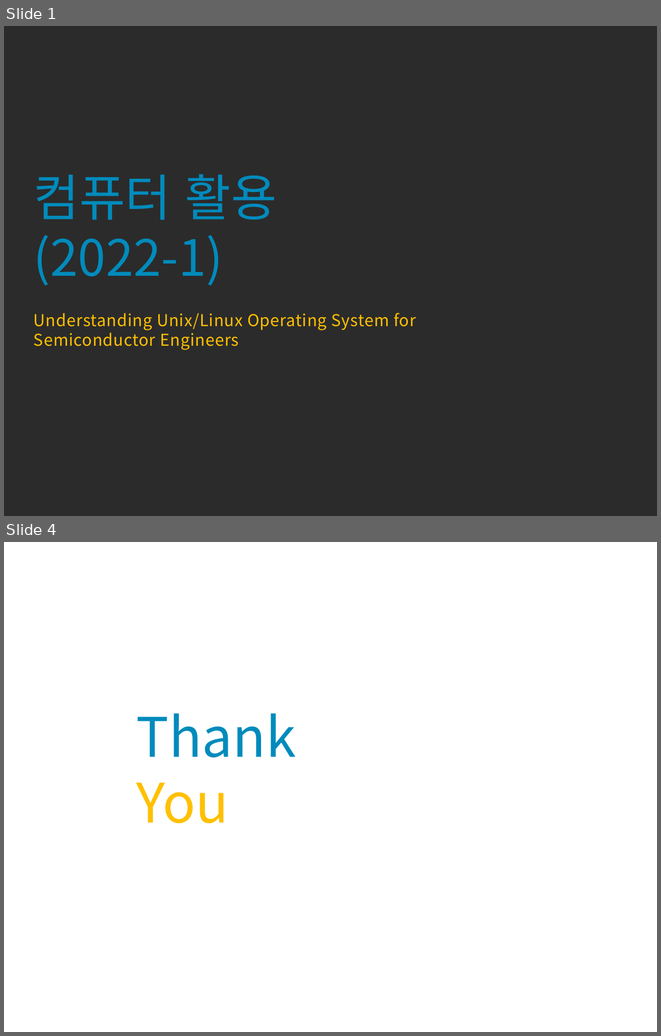
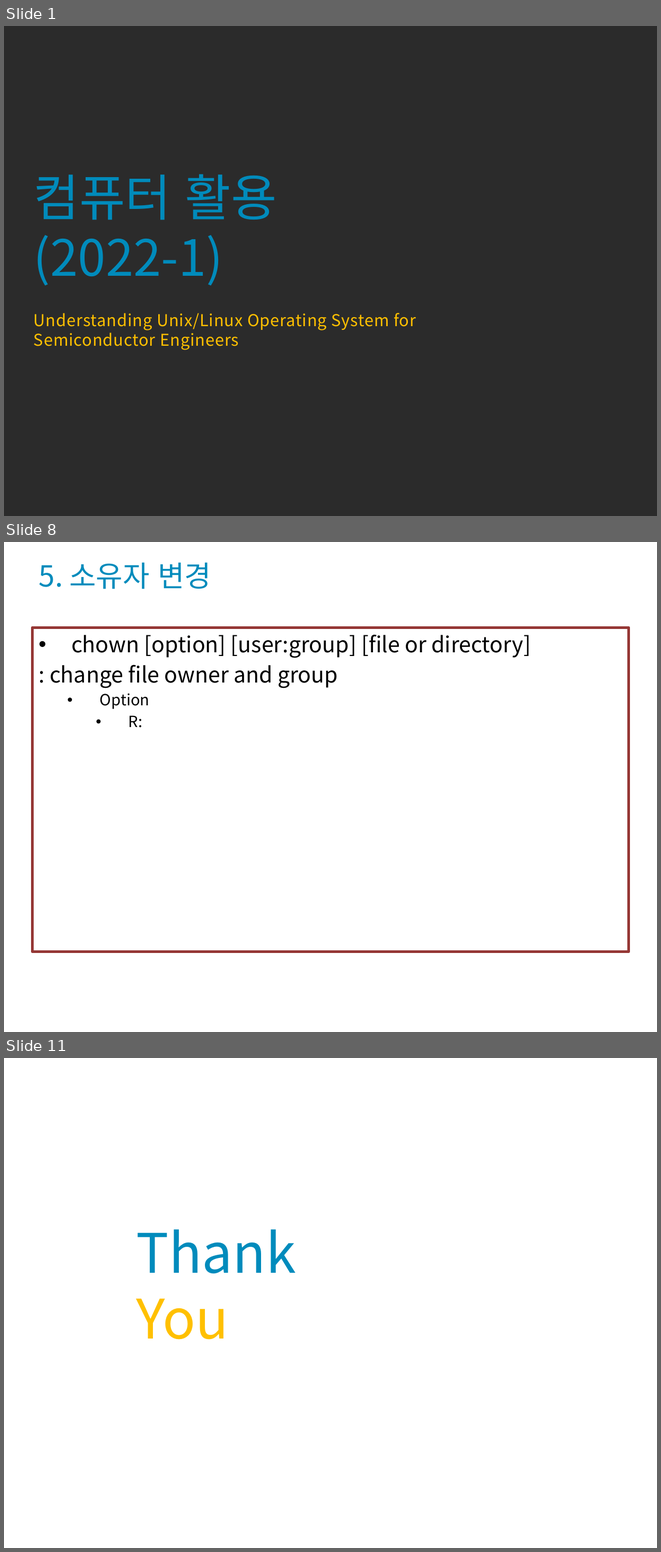
Before and after one commit to codefoolosopher/linuxedu, a slide deck: portfolio/Linux_OS_System_2022_1_s6.pptx. Shown one above the other, each under a label of ours: slides 1 and 4 before the commit, slides 1, 8 and 11 after it; the slides between them are not shown. The pictures are 661x1036 and 661x1552 pixels, drawn with LibreOffice and Linux fonts; fonts in the diff are those of the drawing; background and template pictures are left out; a plain dark background stands for a picture behind light text. Boxes give left, top, right and bottom in pixels: in the first picture for what was removed or moved away, otherwise in the second. Text is boxed around its words. In the diff, an @@ line names an element or a change of style, - is before the commit and + after.

```diff
--- a/portfolio/Linux_OS_System_2022_1_s6.pptx
+++ b/portfolio/Linux_OS_System_2022_1_s6.pptx
@@ slide 8 added at [4,542,657,1032], background picture (left out) @@
@@ title added at [39,562,211,589], 32 pt, text #008BBC @@
+5. 소유자 변경
@@ text added at [32,627,628,951], outline #953735 3 pt, 24 pt, text #000000 @@
+• chown [option] [user:group] [file or directory]
+: change file owner and group
+  • Option
+    • R:
@@ what was slide 4 is now slide 11 @@
```
Also in this commit, not shown: 1 slide changed, 7 other slides added, 1 slide removed, 1 other file.
